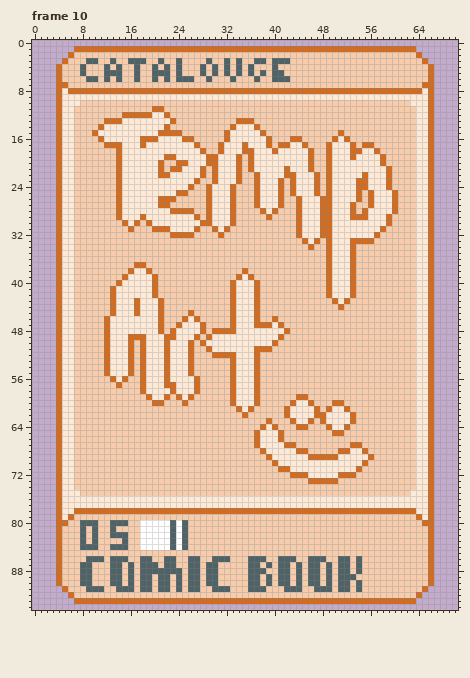
Edited in one commit: pixel-art file (art/DuckItems.aseprite). The picture above was drawn from the file before the commit.
71x95 pixels, 25 frames. Shown: frame 10. The commit also changed other frames, which this record leaves out.
The same view after the edit:
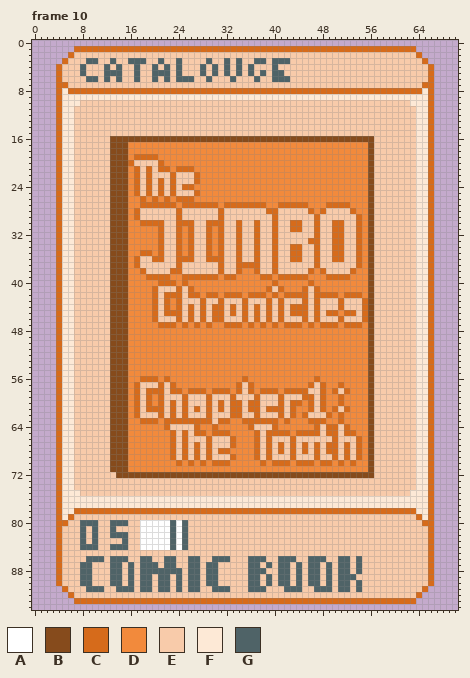
Palette (. is transparent): A #ffffff  B #864b1c  C #d66b1b  D #f28a3c  E #f8cbaa  F #fde9d6  G #4f6367
Difference:
Changed rows in their new state; - is an unchanged pixel.
Frame 10, layer "Art":
first column x 10:
11 ----------EE---------------------------------------
12 -----EEEEEEEE--------------------------------------
13 --EEEEEEEEEEEE----------EEE------------------------
14 -EEEEEEEEEEEE----------EEEEE-----------------------
15 EEEEEEEEEEEEEEE-------EEEEEEE------------E---------
16 -EEBBBBBBBBBBBBBBBBBBBBBBBBBBBBBBBBBBBBBBBBBBBB----
17 --EBBBDDDDDDDDDDDDDDDDDDDDDDDDDDDDDDDDDDDDDDDDB----
18 ---BBBDDDDDDDDDDDDDDDDDDDDDDDDDDDDDDDDDDDDDDDDBE---
19 ---BBBDCCCCDDDDDDDDDDDDDDDDDDDDDDDDDDDDDDDDDDDBEE--
20 ---BBBCEEEE-DDDDDDDDDDDDDDDDDDDDDDDDDDDDDDDDDDBEE--
21 ---BBBDCECE-CD-CCDDDDDDDDDDDDDDDDDDDDDDDDDDDDDBEEE-
22 ---BBBDCECEEECEEECDDDDDDDDDDDDDDDDDDDDDDDDDDDDBEEE-
23 ---BBBDCECECECEEE-DDDDDDDDDDDDDDDDDDDDDDDDDDDDBEEE-
24 ---BBBDCECECECEC-DDDDDDDDDDDDDDDDDDDDDDDDDDDDDBEEE-
25 ---BBBDCECECECEE-CDDDDDDDDDDDDDDDDDDDDDDDDDDDDBEEEE
26 ---BBBDDCDCD-DCCCDDDDDDDDDDDDDDDDDDDDDDDDDDDDDBEEEE
27 ---BBBDDCCC--CDCCCC-CDC-CCC-CDD-CC-CDDD-CCCDDDBEEEE
28 ---BBBDCEEEEEE-EE--EECEE----EC----EECD-EEEE-DDBEEEE
29 ---BBBDCEEEEEECEEE-EECEE-----EC---EEECEEEEEE-DBEEE-
30 ---BBBDDC-CCEECCCEE-CCEEC--C--C--C-EECEECCEECDBEEE-
31 ---BBBDDDDD-EECDCE-CDCE-C--C--C--C-EECEECCEECDBEE--
32 ---BBBDDDDDC-E-D---CD---C--C--C---EEECEECCEECDBE---
33 ---BBBDDDDDC--CDC--CDC--C--C--C----EC--ECCEE-DB----
34 ---BBBDDDDDC--CDC--CDC--C--C--C--CC-EC-ECCEECDB----
35 ---BBBDDCCDC--CDC--CDC--C--C--C--CC--C-ECCEECDB----
36 ---BBBDC--CC--CCC--CCC--C--C--C--CC--C-ECCEECDB----
37 ---BBBD-E-----C------C--CCCC--C------C-EEEEECDB----
38 ---BBBDDCE---CC------C--CDDC--C-----CDCEEEE-DDB----
39 ---BBBDDDC-CCDDCCCCCCDCCDDDDCCDCCCCCDDD-CCCDDDB----
40 ---BBBDDDDDCCCDCDDDDDDDDDDDDDDCDDDDDCDDDDDDDDDB----
41 ---BBBDDDD----C-CDDDDDDDDDDDDC-CDDDC-CDDDDDDDDB----
42 ---BBBDDDD--CCC-CCDCCDC-CDC-CDCDCCCC-CC-CDC-CDB----
43 ---BBBDDDDCECDC---C--C-EECEE-C-C---C-C--ECE--CB----
44 ---BBBDDDDCECDC-C-C-CC--ECE--C-C-CCC-C-------CB----
45 ---BBBDDDDCECCC---C-CC--ECE--C-C-CCC-C-CCDCC-CB----
46 --EBBBDDDDCE--CECEC-CC-EECE--CEC---C-C---C---CB----
47 --EBBBDDDDD-CCDCDCDCDDC-CDCD-DCDCCCDCDCCCDCCCDB----
48 --EBBBDDDDDDDDDDDDDDDDDDDDDDDDDDDDDDDDDDDDDDDDB----
49 --EBBBDDDDDDDDDDDDDDDDDDDDDDDDDDDDDDDDDDDDDDDDB----
50 --EBBBDDDDDDDDDDDDDDDDDDDDDDDDDDDDDDDDDDDDDDDDB----
51 --EBBBDDDDDDDDDDDDDDDDDDDDDDDDDDDDDDDDDDDDDDDDB----
52 --EBBBDDDDDDDDDDDDDDDDDDDDDDDDDDDDDDDDDDDDDDDDB----
53 --EBBBDDDDDDDDDDDDDDDDDDDDDDDDDDDDDDDDDDDDDDDDB----
54 --EBBBDDDDDDDDDDDDDDDDDDDDDDDDDDDDDDDDDDDDDDDDB----
55 --EBBBDDDDDDDDDDDDDDDDDDDDDDDDDDDDDDDDDDDDDDDDB----
56 ---BBBDD-CCD-DDDDDDDDDDDDCDDDDDDDDDDDCDDDDDDDDB----
57 ---BBBDCEEECE-DDDDDDDDDDCECDDDDDDDDDC-CDDCDDDDB----
58 ---BBBDCECCCE-CDC-CDCCCDCECDCCCDCCCC--CDC-CDDDB----
59 ---BBBDC--DCE-ECE--C----EEE----C--E-C-CDDCDDDDB----
60 ---BBBDC-CD--C-----C-C--CEC----C--CD--CDD-DDDDB----
61 ---BBBDC-CCC-C-C-C-C-C-C-E-C-CCCECDDCECDCE-DDDB----
62 ---BBBDC---C-C-C---C---CCE-C---CECDCEEECDCDDDDB----
63 ---BBBDDCCCDCCCCCCCC-CCDDCCCC-CDCDDD-C-DDCDDDDB----
64 ---BBBDDDDDDC----CDDCDDDDDC-EE-DDDDDDC--CE-DDDB----
65 ---BBBDDDDDDDC-C-CCDCCCDDDD-ECC-CDCCCC-C-ECCDDB----
66 ---BBBDDDDDDDC-C---C---CDDD-ECEE-C------C---CDB----
67 ---BBBDDDDDDDC-C-C-C---CDDD-ECECE--C-C-CC-CE-DB----
68 ---BBBDDDDDDDC-C-C-C-CCDDDDCECECECE--C-CCE-ECDB----
69 ---BBBDDDDDDDC-C-C-C---CDDDC--EEECEEE-EE-ECECDB----
70 ---BBBDDDDDDDDCDCDCDCCCDDDDDCD-CCDCCCDCCDCDCDDB----
71 ---BBBDDDDDDDDDDDDDDDDDDDDDDDDDDDDDDDDDDDDDDDDB----
72 ----BBBBBBBBBBBBBBBBBBBBBBBBBBBBBBBBBBBBBBBBBBB----
73 ------------------------------------EEEEE----------
Where, in picture pixels (left, top, right, bottom), the same in both pictures:
changed: (92, 106, 398, 484)
